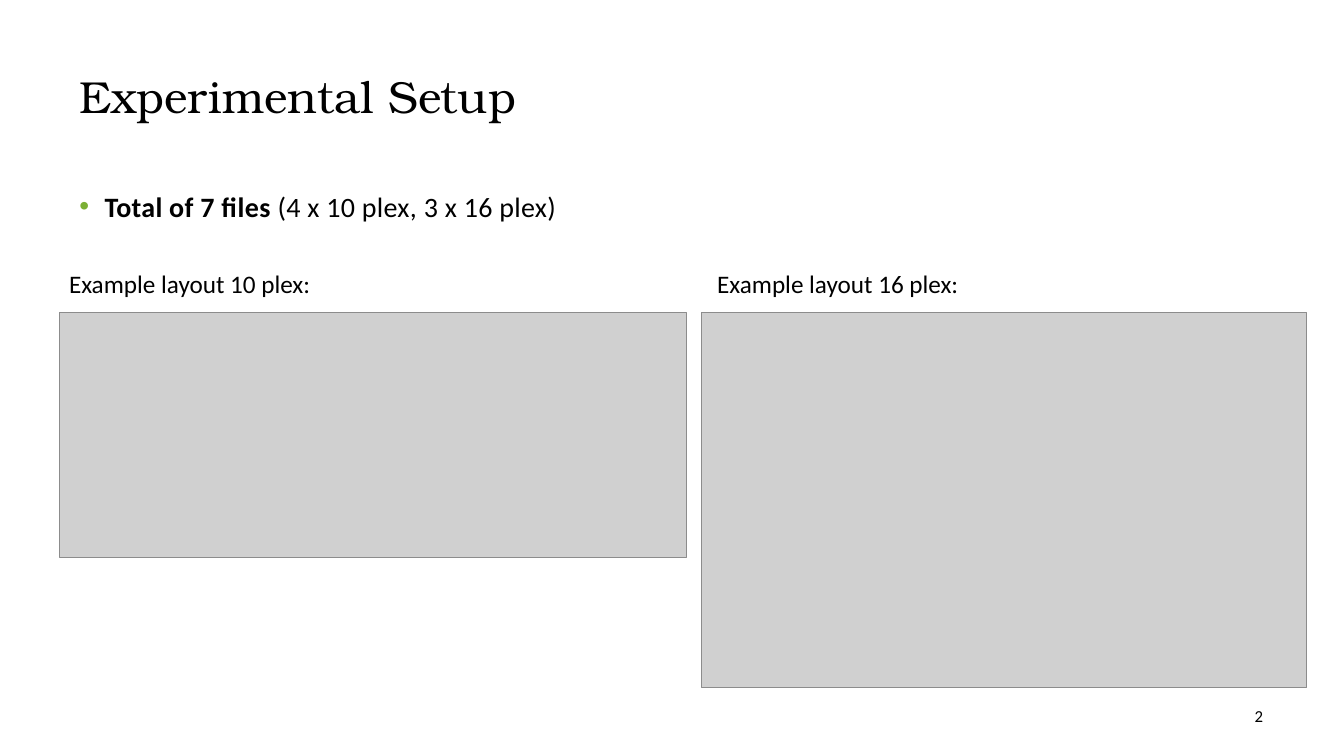
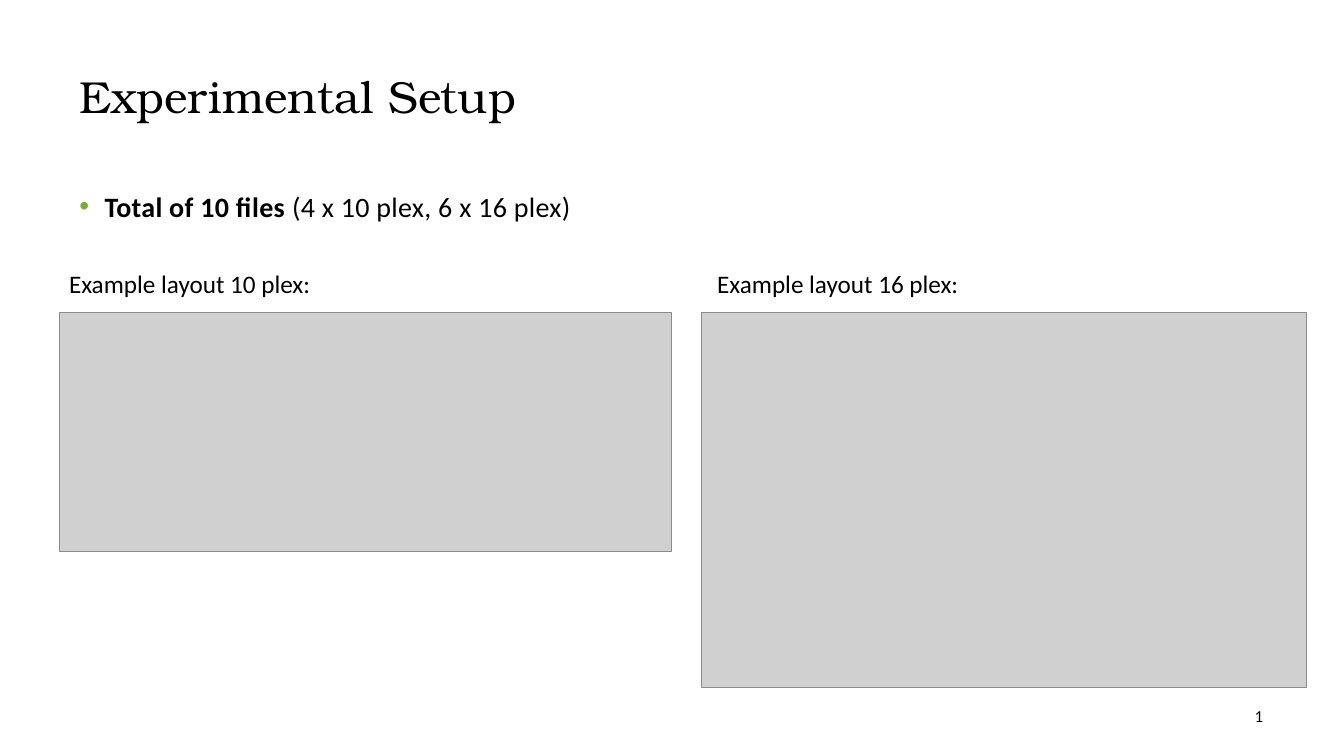
Before and after one commit to vinogradova-lab/cell-type-specific-proximity-labeling, a slide deck: slide 2 of turboid_analysis_walkthrough.pptx (slide 3 before the commit). Drawn at 1344x756 pixels with LibreOffice and Linux fonts; fonts in the diff are those of the drawing; grey boxes stand for pictures. Boxes give left, top, right and bottom in pixels: in the first picture for what was removed or moved away, otherwise in the second. Text is boxed around its words. In the diff, an @@ line names an element or a change of style, - is before the commit and + after.

```diff
--- a/turboid_analysis_walkthrough.pptx
+++ b/turboid_analysis_walkthrough.pptx
@@ text at (105,196,570,222): text changed @@
-• Total of 7 files (4 x 10 plex, 3 x 16 plex)
+• Total of 10 files (4 x 10 plex, 6 x 16 plex)
@@ picture: place and size @@
-picture at (59,313,687,558)
+picture at (59,313,673,552)
@@ page number at (1255,711,1263,722): text changed @@
-2
+1
```
Also in this commit, not shown: 2 other slides changed, 6 slides added, 2 other files.
